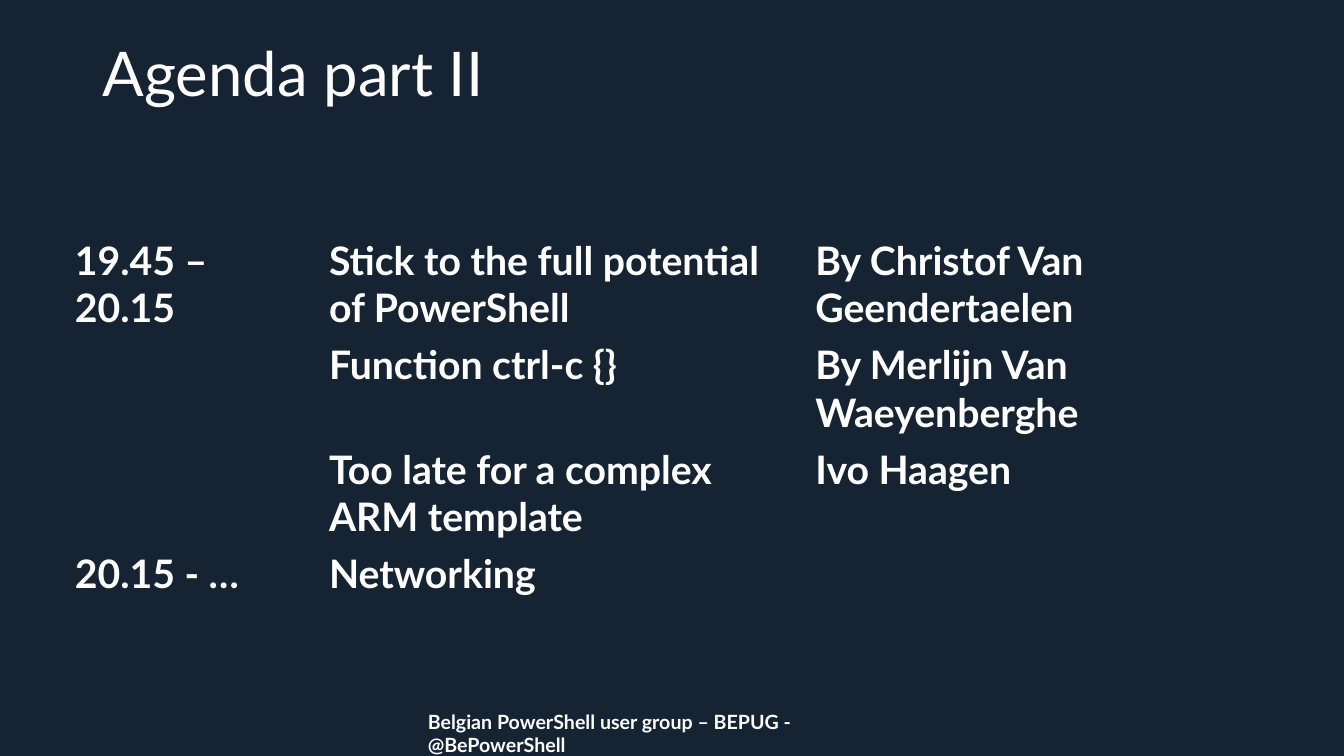
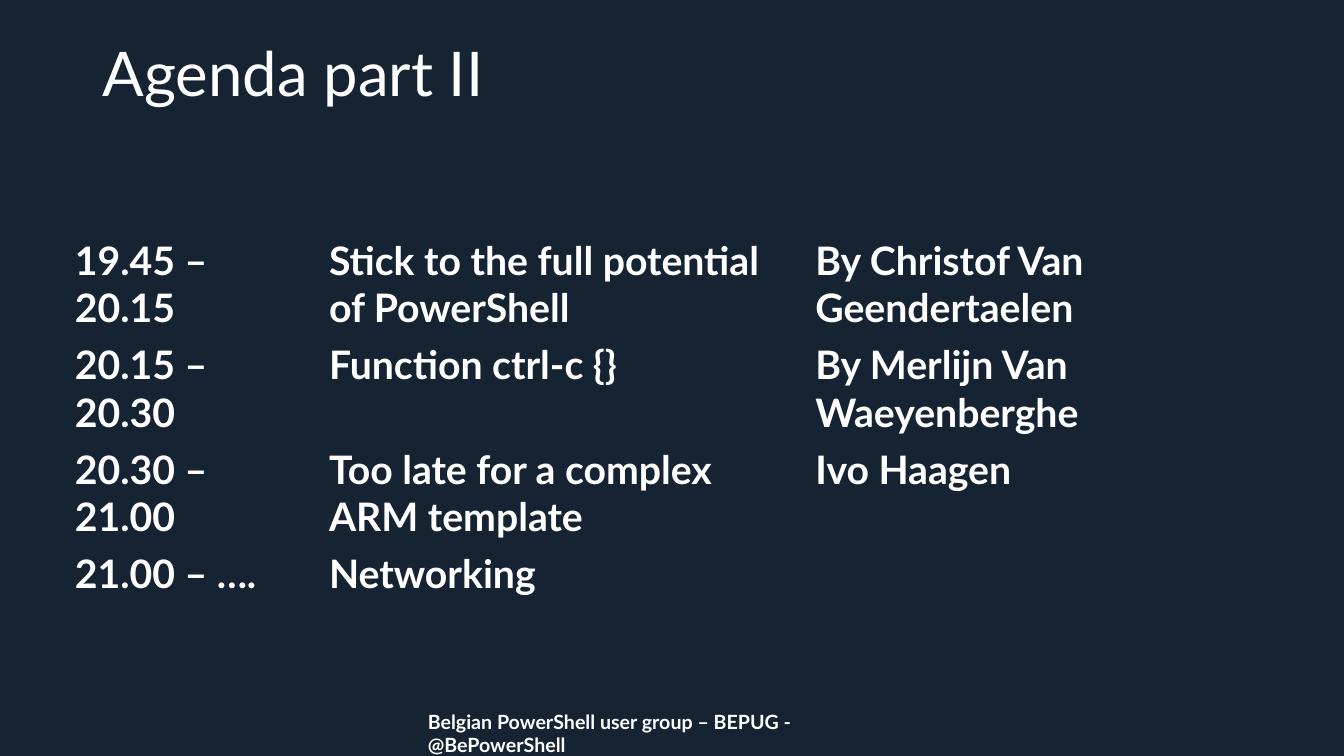
Before and after one commit to BEPUG/meetups, a slide deck: slide 4 of 20180927/_bepug/meetup27092018-intro.pptx. Drawn at 1344x756 pixels with LibreOffice and Linux fonts; fonts in the diff are those of the drawing; background and template pictures are left out. Boxes give left, top, right and bottom in pixels: in the first picture for what was removed or moved away, otherwise in the second. Text is boxed around its words. In the diff, an @@ line names an element or a change of style, - is before the commit and + after.

```diff
--- a/20180927/_bepug/meetup27092018-intro.pptx
+++ b/20180927/_bepug/meetup27092018-intro.pptx
@@ table at (x1=65, y1=174, x2=1343, y2=599) @@
-row 3, column 1: 
+row 3, column 1: 20.15 – 20.30
-row 4, column 1: 
+row 4, column 1: 20.30 – 21.00
-row 5, column 1: 20.15 - …
+row 5, column 1: 21.00 – ….
```
Also in this commit, not shown: 1 other file.
